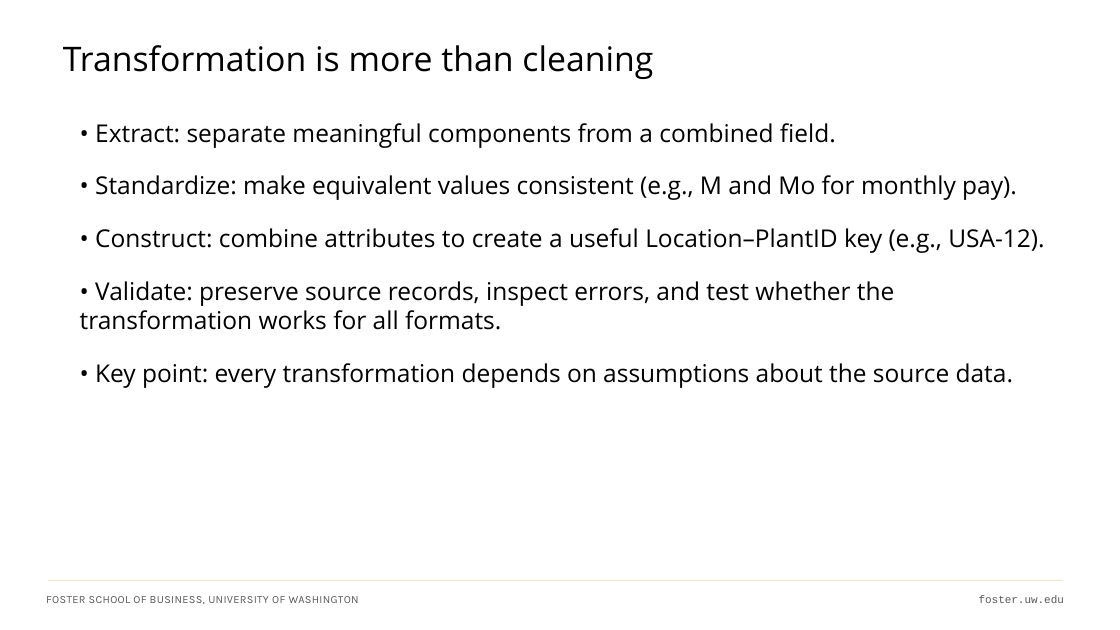
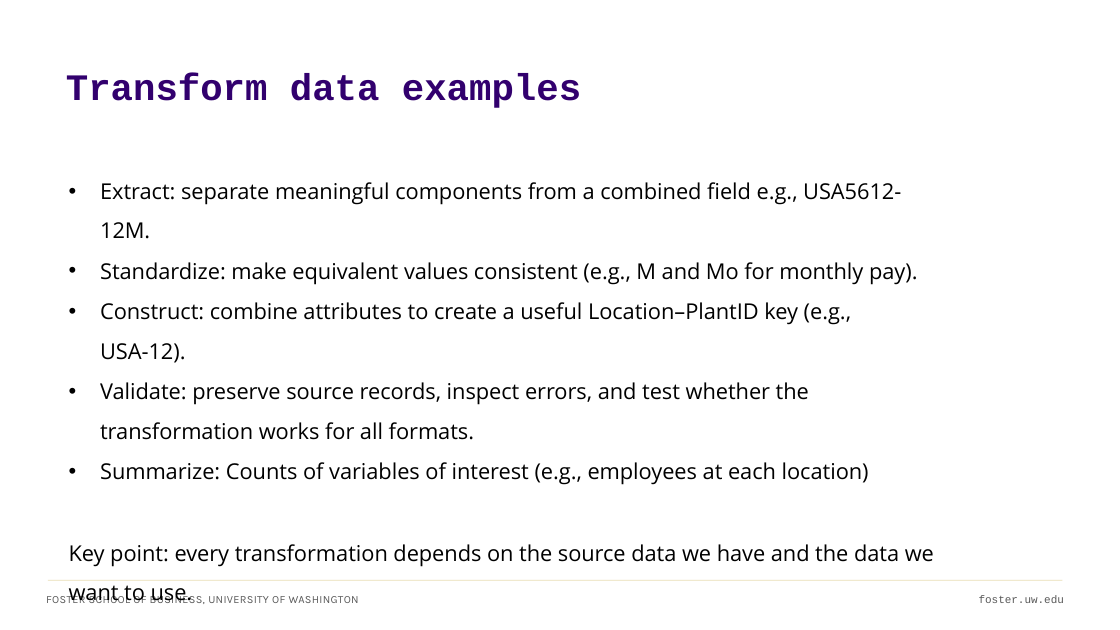
Before and after one commit to ashercurtis/slides.io, a slide deck: slide 8 of ACCTG320/ACCTG320Class04_2026.pptx (slide 12 before the commit). Drawn at 1120x630 pixels with LibreOffice and Linux fonts; fonts in the diff are those of the drawing. Boxes give left, top, right and bottom in pixels: in the first picture for what was removed or moved away, otherwise in the second. Text is boxed around its words. In the diff, an @@ line names an element or a change of style, - is before the commit and + after.

```diff
--- a/ACCTG320/ACCTG320Class04_2026.pptx
+++ b/ACCTG320/ACCTG320Class04_2026.pptx
@@ text removed at <box>63,45,653,79</box> @@
-Transformation is more than cleaning
@@ title added at <box>66,73,581,108</box>, 32 pt, text #32006E, bold @@
+Transform data examples
@@ text at <box>69,182,934,603</box>: text changed; size 21 to 18.7 pt @@
-• Extract: separate meaningful components from a combined field.
-• Standardize: make equivalent values consistent (e.g., M and Mo for monthly pay).
-• Construct: combine attributes to create a useful Location–PlantID key (e.g., USA-12).
-• Validate: preserve source records, inspect errors, and test whether the transformation works for all formats.
-• Key point: every transformation depends on assumptions about the source data.
+• Extract: separate meaningful components from a combined field e.g., USA5612-12M.
+• Standardize: make equivalent values consistent (e.g., M and Mo for monthly pay).
+• Construct: combine attributes to create a useful Location–PlantID key (e.g., USA-12).
+• Validate: preserve source records, inspect errors, and test whether the transformation works for all formats.
+• Summarize: Counts of variables of interest (e.g., employees at each location)
+Key point: every transformation depends on the source data we have and the data we want to use.
```
Also in this commit, not shown: 5 other slides changed, 2 slides added, 2 slides removed, 2 other files.
